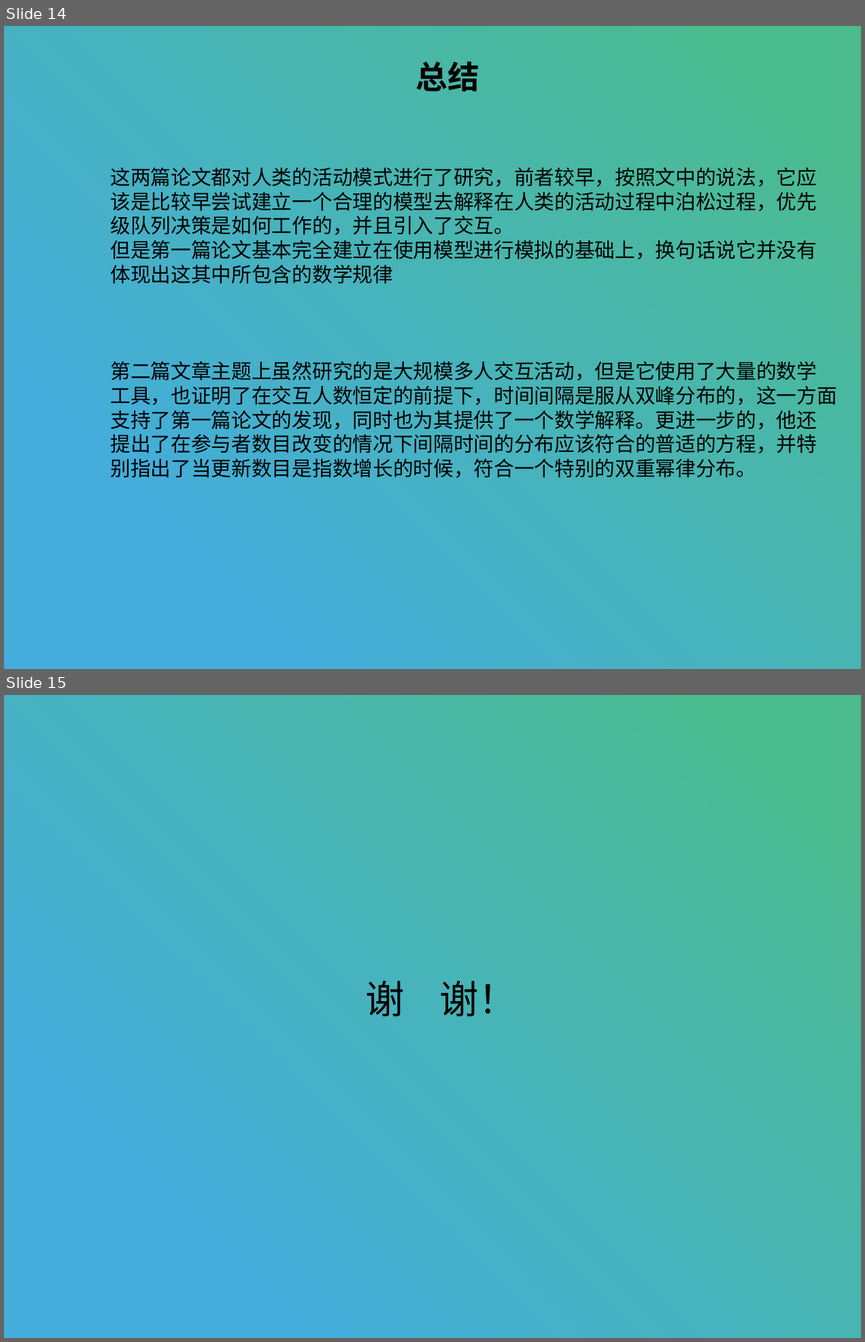
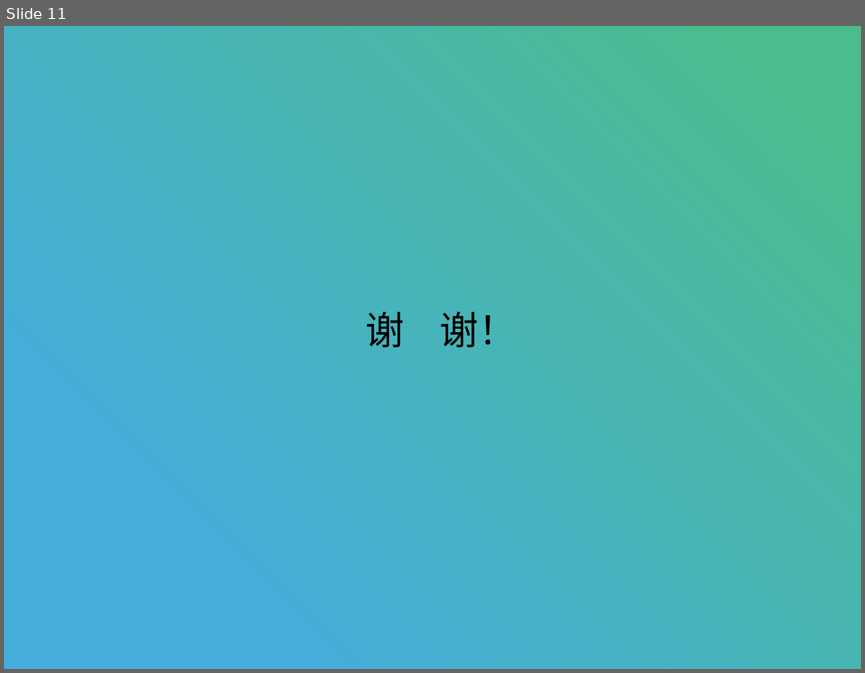
Before and after one commit to stan12138/daily, a slide deck: 转移熵.pptx. Shown one above the other, each under a label of ours: slides 14 and 15 before the commit, slide 11 after it. The pictures are 865x1342 and 865x673 pixels, drawn with LibreOffice and Linux fonts; fonts in the diff are those of the drawing. Boxes give left, top, right and bottom in pixels: in the first picture for what was removed or moved away, otherwise in the second. Text is boxed around its words. In the diff, an @@ line names an element or a change of style, - is before the commit and + after.

```diff
--- a/转移熵.pptx
+++ b/转移熵.pptx
@@ slide 14 removed at (4, 26, 861, 669), background #FFFFFF; not listed: 1 template element that a slide beside it also shows @@
@@ text removed at (415, 61, 479, 91) @@
-总结
@@ text removed at (111, 167, 837, 478) @@
-这两篇论文都对人类的活动模式进行了研究，前者较早，按照文中的说法，它应
-该是比较早尝试建立一个合理的模型去解释在人类的活动过程中泊松过程，优先
-级队列决策是如何工作的，并且引入了交互。
-但是第一篇论文基本完全建立在使用模型进行模拟的基础上，换句话说它并没有
-体现出这其中所包含的数学规律
-第二篇文章主题上虽然研究的是大规模多人交互活动，但是它使用了大量的数学
-工具，也证明了在交互人数恒定的前提下，时间间隔是服从双峰分布的，这一方面
-支持了第一篇论文的发现，同时也为其提供了一个数学解释。更进一步的，他还
-提出了在参与者数目改变的情况下间隔时间的分布应该符合的普适的方程，并特
-别指出了当更新数目是指数增长的时候，符合一个特别的双重幂律分布。
@@ what was slide 15 is now slide 11 @@
```
Also in this commit, not shown: 8 slides changed, 1 slide added, 4 other slides removed, 2 other files.
